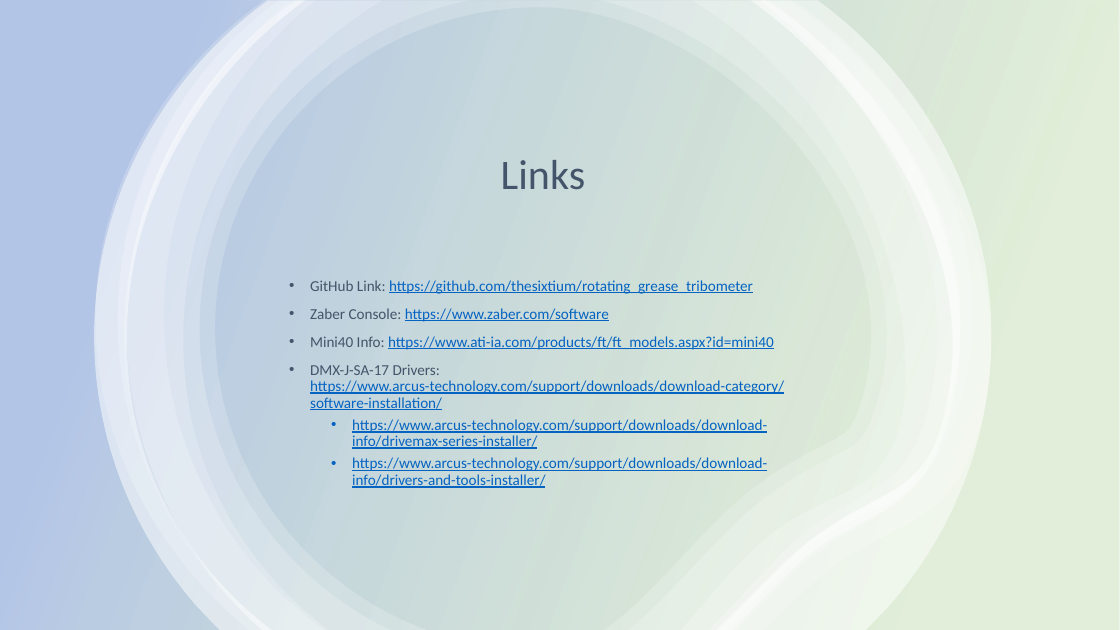
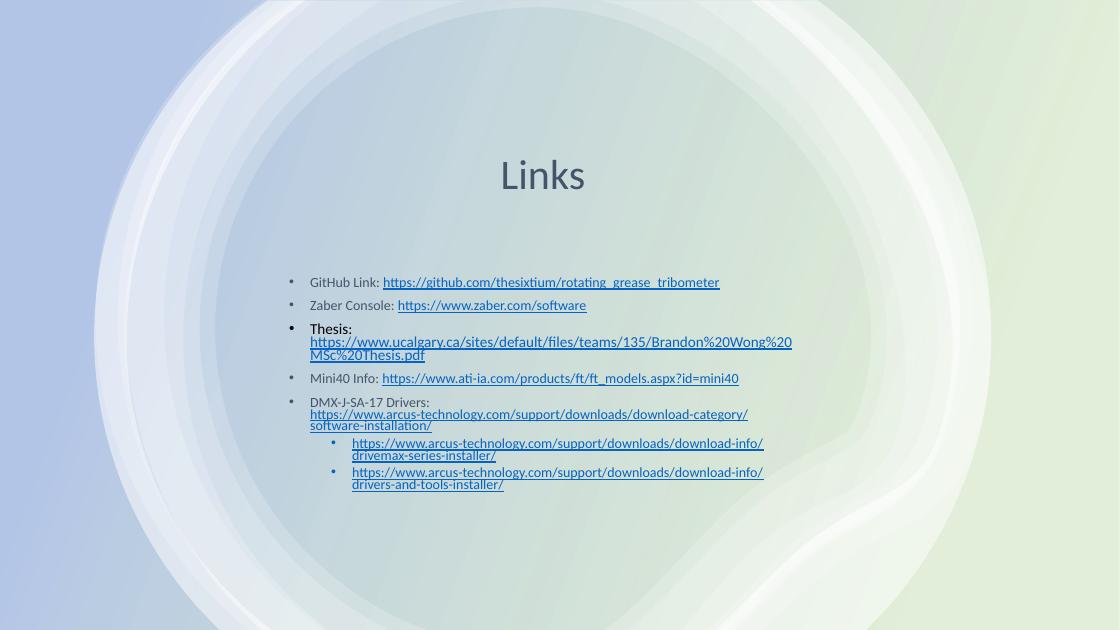
Before and after one commit to thesixtium/2022_summer_research, a slide deck: slide 14 of Aleksanders Summer Research Culmination.pptx. Drawn at 1120x630 pixels with LibreOffice and Linux fonts; fonts in the diff are those of the drawing. Boxes give left, top, right and bottom in pixels: in the first picture for what was removed or moved away, otherwise in the second. Text is boxed around its words. In the diff, an @@ line names an element or a change of style, - is before the commit and + after.

```diff
--- a/Aleksanders Summer Research Culmination.pptx
+++ b/Aleksanders Summer Research Culmination.pptx
@@ text at (310, 277, 763, 492): size 13 to 12 pt in "GitHub Link: https://github.com/thesixtium/rotating_grease_t ...", "Zaber Console: https://www.zaber.com/software", "Mini40 Info: https://www.ati-ia.com/products/ft/ft_models.as ...", "DMX-J-SA-17 Drivers: https://www.arcus-technology.com/suppor ..." and 2 more places; line spacing 0.9 to 0.7 @@
@@ text at (310, 323, 792, 363): paragraph added @@
+• Thesis: https://www.ucalgary.ca/sites/default/files/teams/135/Brandon%20Wong%20MSc%20Thesis.pdf
```
Also in this commit, not shown: 1 other file.
